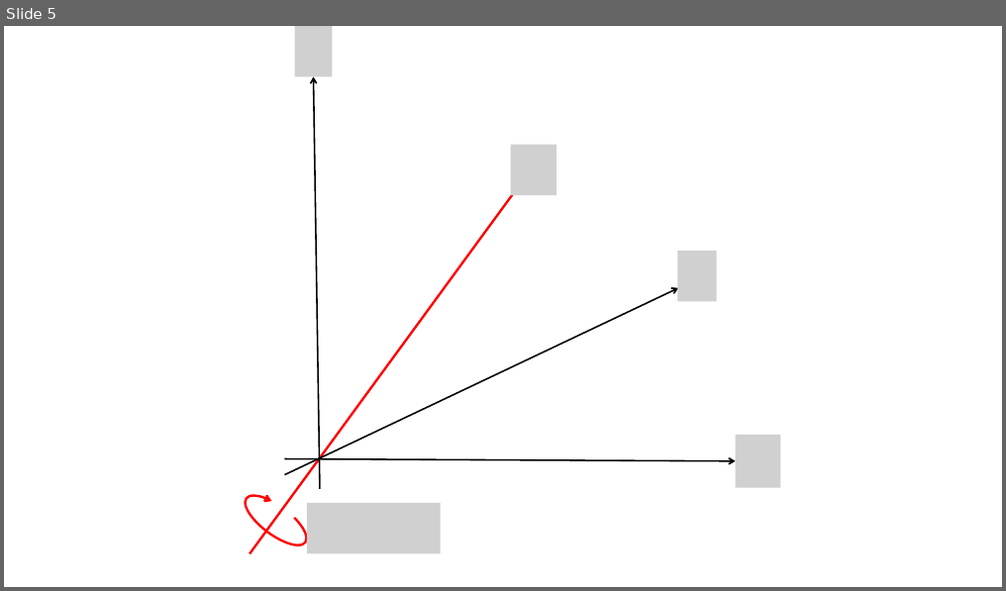
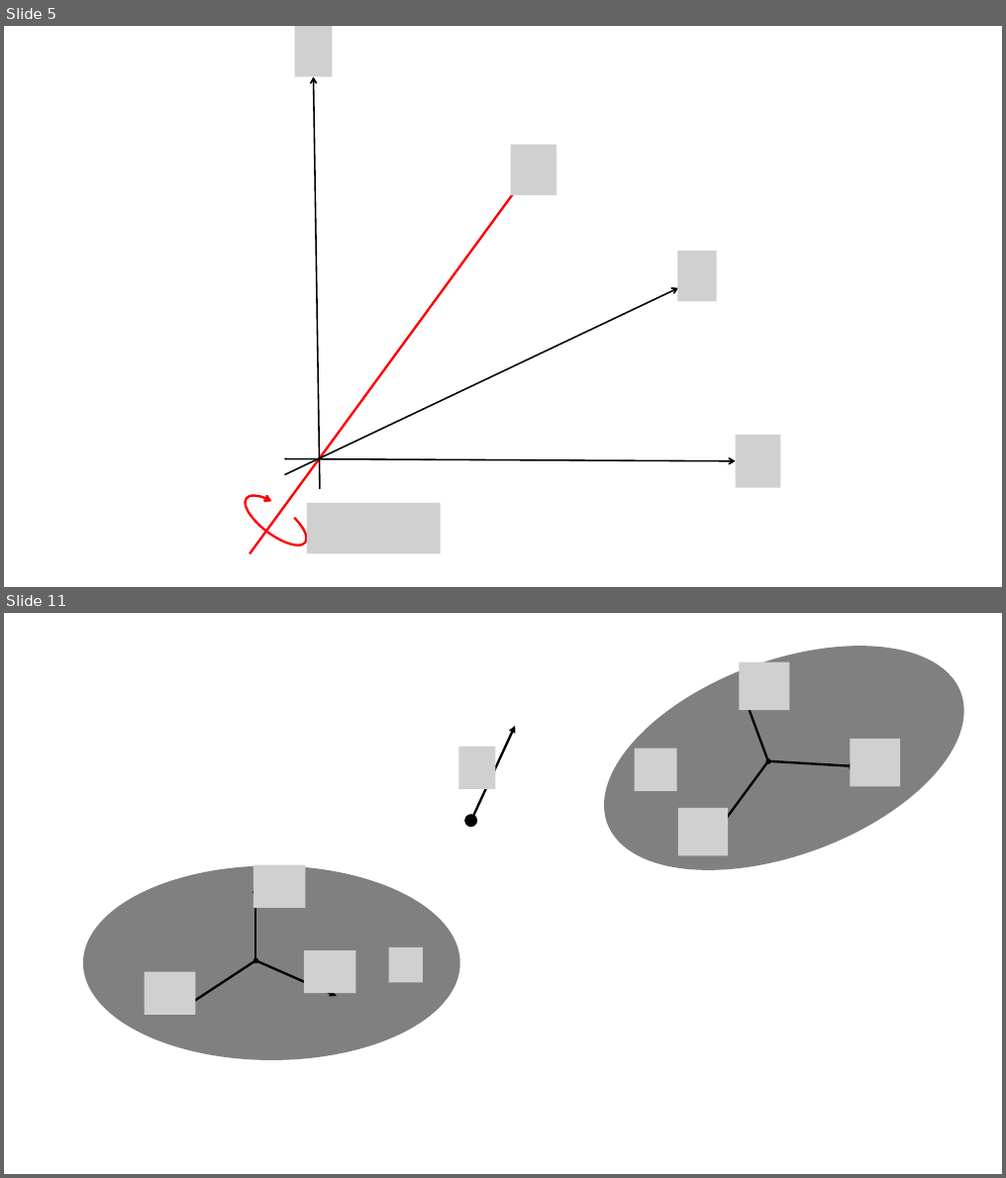
Before and after one commit to Prelly95/Final-Year-Project, a slide deck: Report/Figures.pptx. Shown one above the other, each under a label of ours: slide 5 before the commit, slides 5 and 11 after it; the slides between them are not shown. The pictures are 1006x591 and 1006x1178 pixels, drawn with LibreOffice and Linux fonts; fonts in the diff are those of the drawing; grey boxes stand for pictures. Boxes give left, top, right and bottom in pixels: in the first picture for what was removed or moved away, otherwise in the second. Text is boxed around its words. In the diff, an @@ line names an element or a change of style, - is before the commit and + after.

```diff
--- a/Report/Figures.pptx
+++ b/Report/Figures.pptx
@@ slide 11 added at [4, 613, 1002, 1174], background #FFFFFF @@
@@ group added at [573, 613, 995, 915]: 3 arrows, 2 ellipses, 1 picture @@
@@ arrow added from (471, 822) to (515, 725), #000000 2.25 pt @@
@@ picture added at [459, 747, 496, 789] @@
@@ picture added at [635, 749, 677, 791] @@
@@ picture added at [849, 739, 900, 786] @@
@@ ellipse added at [464, 814, 477, 827], fill #000000 @@
@@ picture added at [678, 808, 728, 856] @@
@@ picture added at [389, 948, 423, 983] @@
@@ group added at [83, 865, 460, 1060]: 3 arrows, 3 pictures, 2 ellipses @@
```
Also in this commit, not shown: 1 slide changed, 6 other slides added, 1 slide removed, 19 other files.
